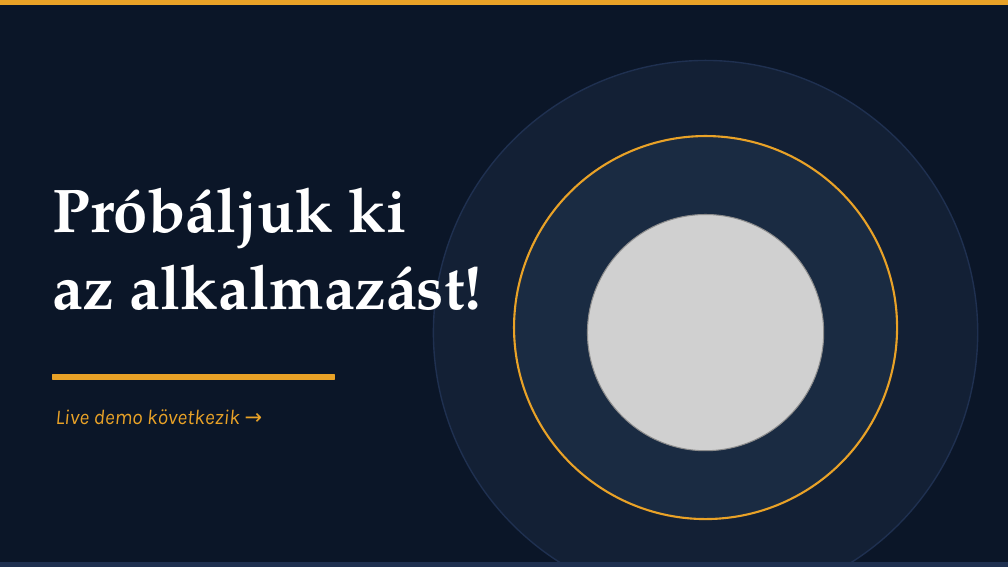
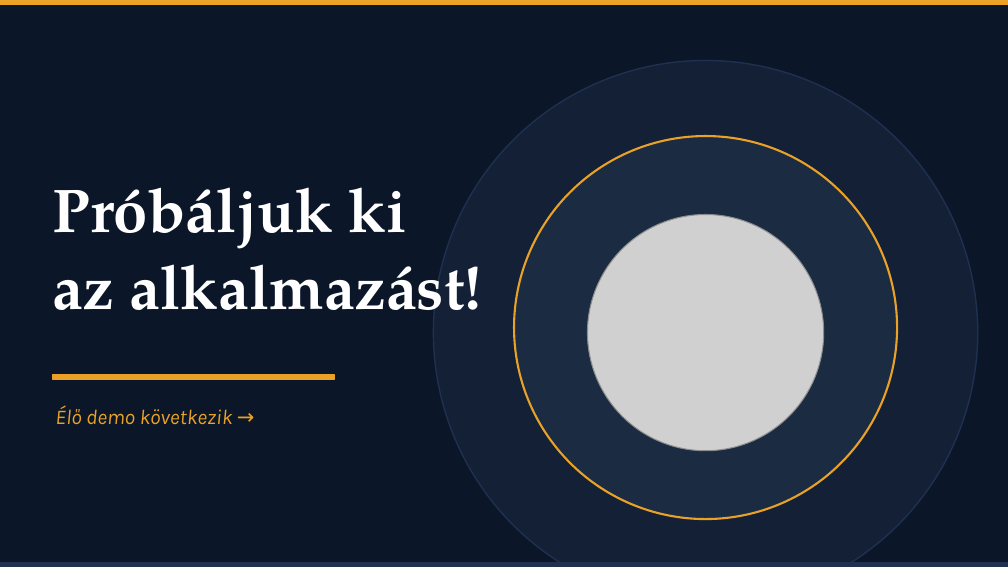
Before and after one commit to hihi-dotcom/CrossCountryBuilds_Webshop, a slide deck: slide 11 of doc/CrossCountryWebshop_Premium (1).pptx. Drawn at 1008x567 pixels with LibreOffice and Linux fonts; fonts in the diff are those of the drawing; grey boxes stand for pictures. Boxes give left, top, right and bottom in pixels: in the first picture for what was removed or moved away, otherwise in the second. Text is boxed around its words. In the diff, an @@ line names an element or a change of style, - is before the commit and + after.

```diff
--- a/doc/CrossCountryWebshop_Premium (1).pptx
+++ b/doc/CrossCountryWebshop_Premium (1).pptx
@@ text at <box>55,405,233,424</box>: text changed @@
-Live demo következik →
+Élő demo következik →
```
Also in this commit, not shown: 10 other slides changed, 1 slide added, 1 slide removed.
